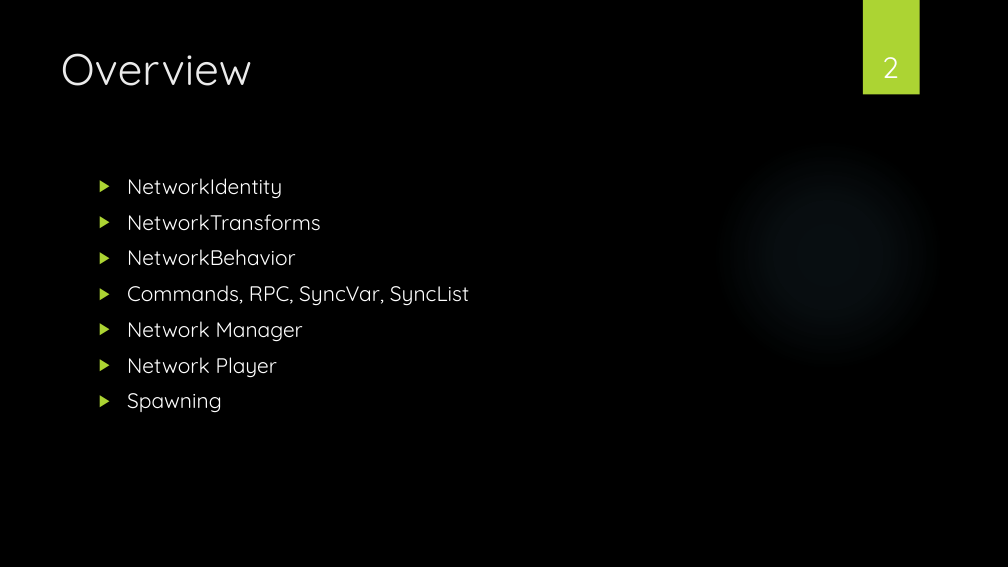
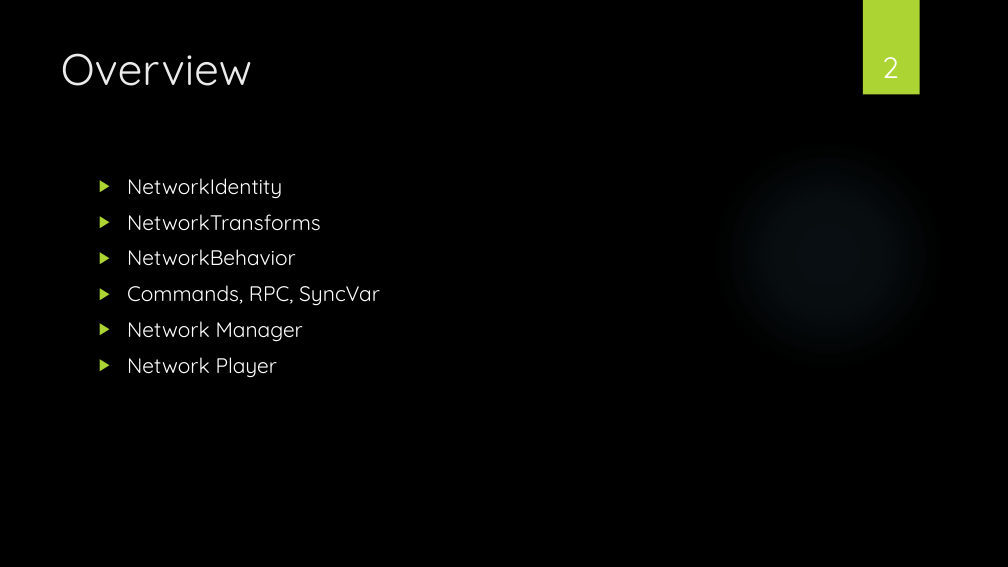
Before and after one commit to evanjrossi/UnityHighLevelAPI, a slide deck: slide 2 of Unity Networking.pptx. Drawn at 1008x567 pixels with LibreOffice and Linux fonts; fonts in the diff are those of the drawing; background and template pictures are left out. Boxes give left, top, right and bottom in pixels: in the first picture for what was removed or moved away, otherwise in the second. Text is boxed around its words. In the diff, an @@ line names an element or a change of style, - is before the commit and + after.

Commit message:
updating slides

```diff
--- a/Unity Networking.pptx
+++ b/Unity Networking.pptx
@@ text at box(127, 285, 380, 305): text changed @@
-▶ Commands, RPC, SyncVar, SyncList
+▶ Commands, RPC, SyncVar
@@ text at box(127, 393, 222, 412): paragraph removed @@
-▶ Spawning
```
Also in this commit, not shown: 1 other slide changed, 1 slide removed.
